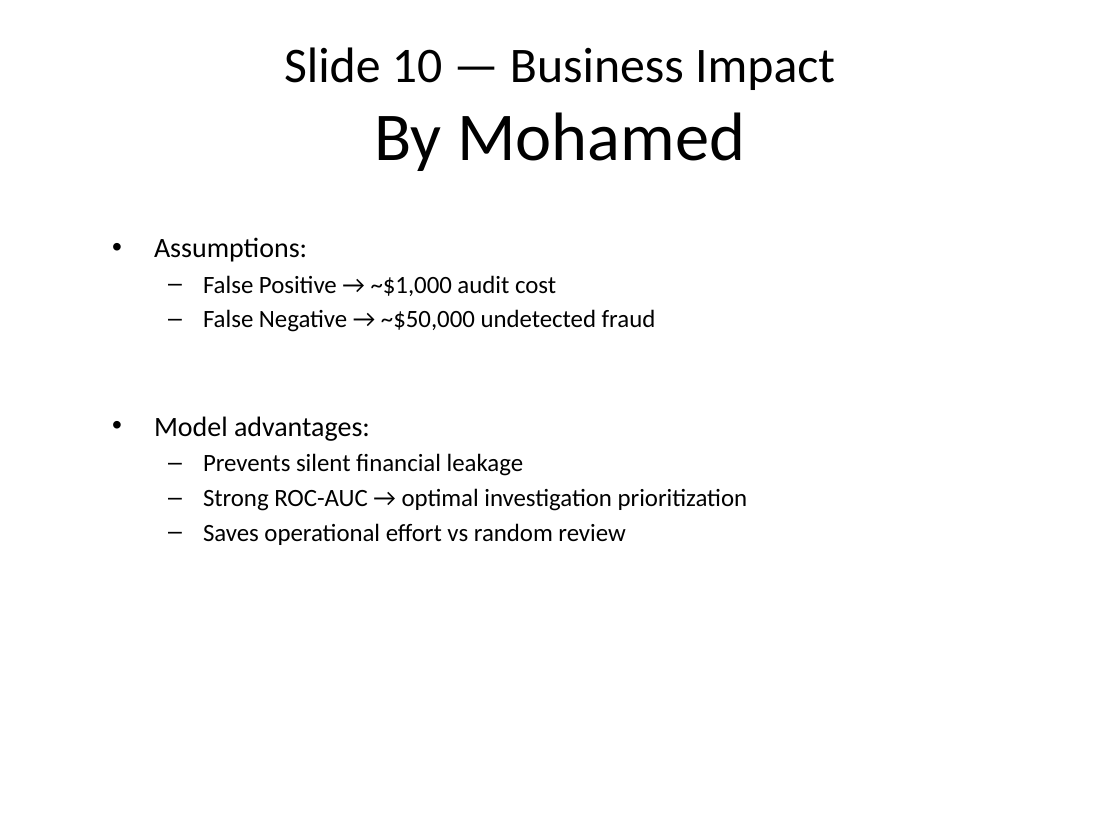
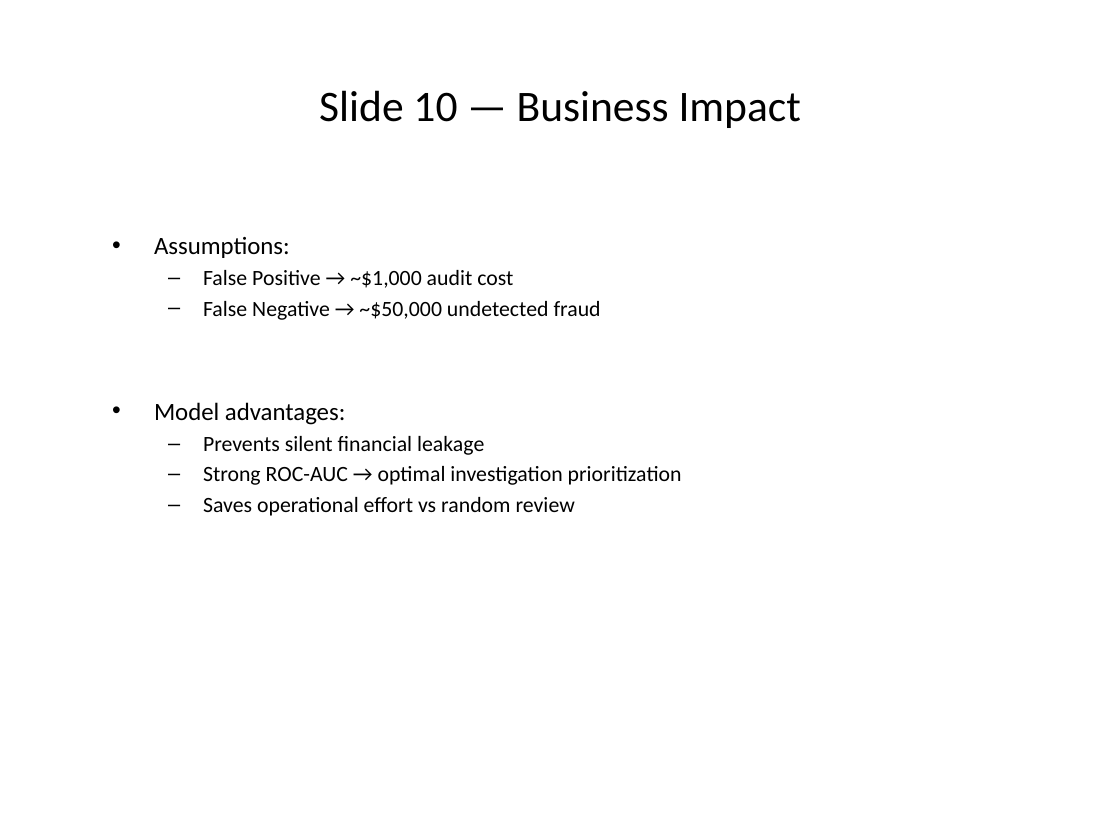
Before and after one commit to mohamedosamaa428/fraud_detection_project, a slide deck: slide 11 of reports/presentation.pptx. Drawn at 1120x840 pixels with LibreOffice and Linux fonts; fonts in the diff are those of the drawing. Boxes give left, top, right and bottom in pixels: in the first picture for what was removed or moved away, otherwise in the second. Text is boxed around its words. In the diff, an @@ line names an element or a change of style, - is before the commit and + after.

```diff
--- a/reports/presentation.pptx
+++ b/reports/presentation.pptx
@@ title "Slide 10 — Business Impact" at [319, 90, 801, 128]: size 32 to 28 pt @@
@@ title at [374, 112, 745, 171]: paragraph removed @@
-By Mohamed
@@ text "Assumptions:" at [154, 237, 682, 516]: size 18 to 16 pt in "Assumptions:", "Model advantages:"; size 16 to 14 pt in "False Positive → ~$1,000 audit cost", "False Negative → ~$50,000 undetected fraud", "Prevents silent financial leakage", "Strong ROC-AUC → optimal investigation prioritization" and 1 more places @@
```
Also in this commit, not shown: 12 other slides changed, 1 other file.
